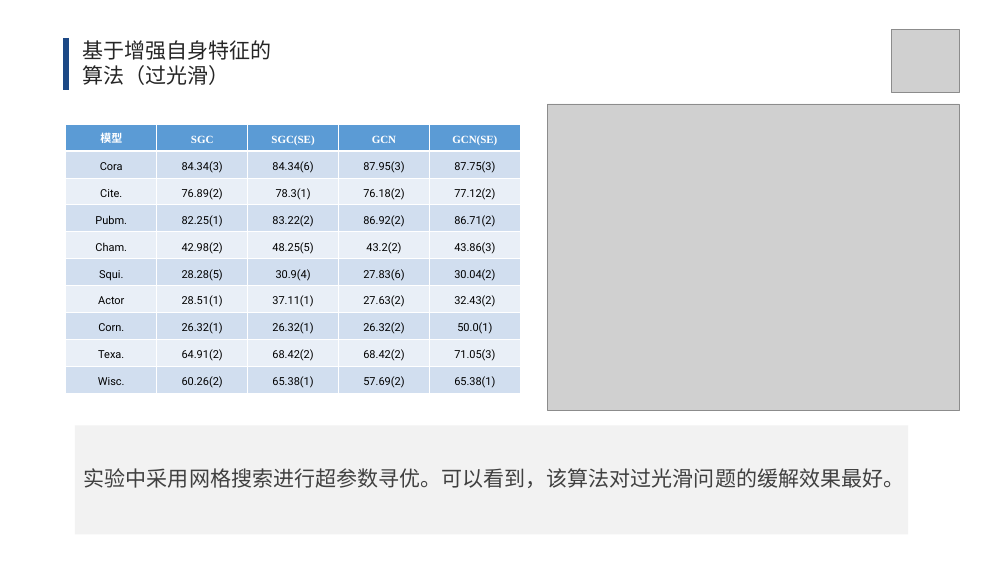
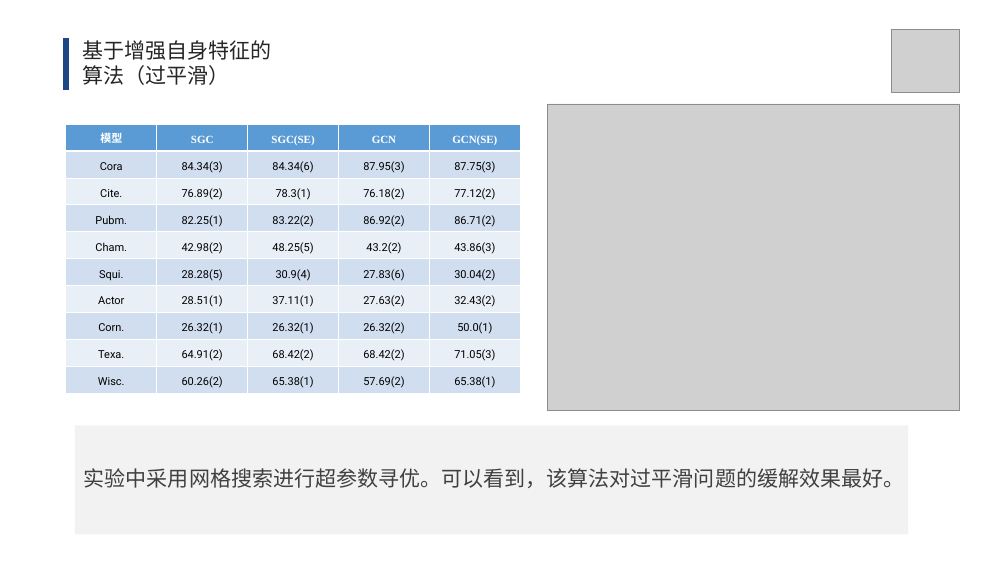
Before and after one commit to lt610/DeepGCN, a slide deck: slide 28 of 毕设提交/ppt/答辩ppt.pptx (slide 27 before the commit). Drawn at 1008x567 pixels with LibreOffice and Linux fonts; fonts in the diff are those of the drawing; grey boxes stand for pictures. Boxes give left, top, right and bottom in pixels: in the first picture for what was removed or moved away, otherwise in the second. Text is boxed around its words. In the diff, an @@ line names an element or a change of style, - is before the commit and + after.

```diff
--- a/毕设提交/ppt/答辩ppt.pptx
+++ b/毕设提交/ppt/答辩ppt.pptx
@@ text at [82,40,271,85]: text changed @@
-基于增强自身特征的算法（过光滑）
+基于增强自身特征的算法（过平滑）
@@ text at [84,468,905,488]: text changed @@
-实验中采用网格搜索进行超参数寻优。可以看到，该算法对过光滑问题的缓解效果最好。
+实验中采用网格搜索进行超参数寻优。可以看到，该算法对过平滑问题的缓解效果最好。
```
Also in this commit, not shown: 7 other slides changed, 1 slide added, 13 slides removed.
